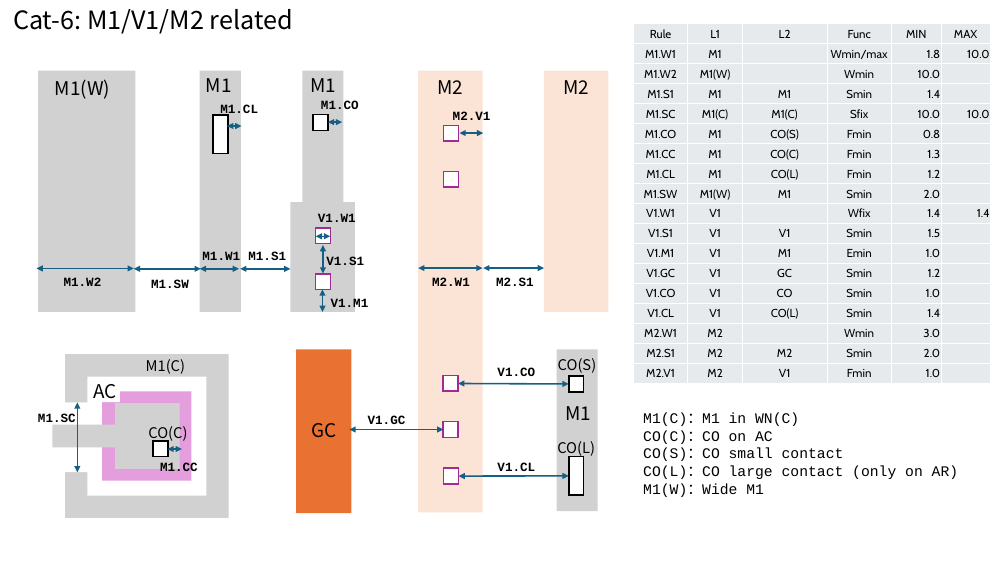
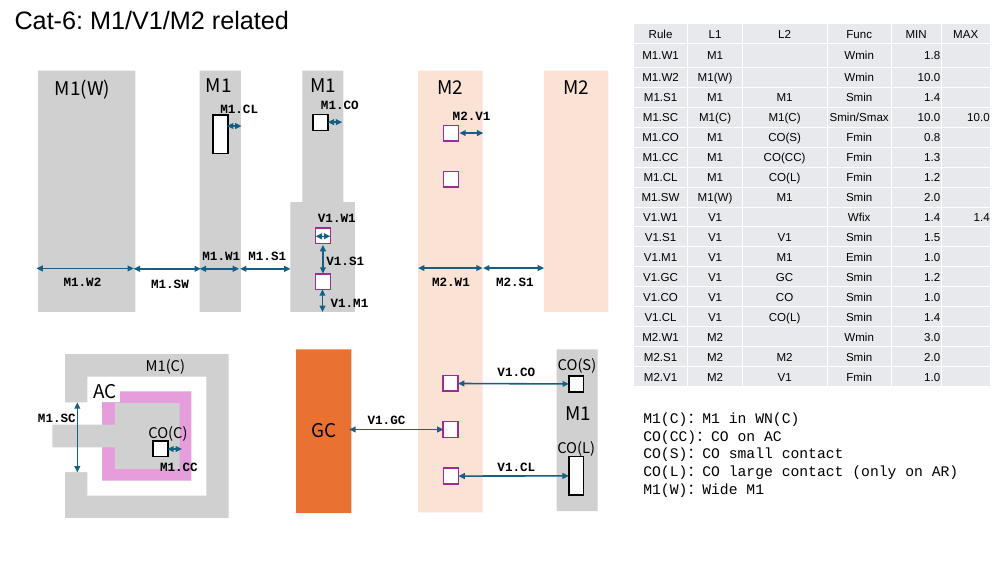
Before and after one commit to d-m-bailey/TR-1um, a slide deck: slide 8 of Document/TR-1um_DRC_summary.pptx. Drawn at 1008x567 pixels with LibreOffice and Linux fonts; fonts in the diff are those of the drawing. Boxes give left, top, right and bottom in pixels: in the first picture for what was removed or moved away, otherwise in the second. Text is boxed around its words. In the diff, an @@ line names an element or a change of style, - is before the commit and + after.

```diff
--- a/Document/TR-1um_DRC_summary.pptx
+++ b/Document/TR-1um_DRC_summary.pptx
@@ text "Cat-6: M1/V1/M2 related" at bbox=[15, 10, 289, 30]: font Noto Sans CJK JP to Arial @@
@@ table at bbox=[634, 23, 990, 385] @@
-row 2, column 4: Wmin/max
+row 2, column 4: Wmin
-row 2, column 6: 10.0
+row 2, column 6: 
-row 5, column 4: Sfix
+row 5, column 4: Smin/Smax
-row 7, column 3: CO(C)
+row 7, column 3: CO(CC)
@@ fill #E8EAED to #E7E9EC in 108 cells @@
@@ font Cabin to Arial @@
@@ text at bbox=[643, 430, 782, 444]: text changed @@
-CO(C)：CO on AC
+CO(CC)：CO on AC
```
Also in this commit, not shown: 13 other slides changed, 7 other files.
